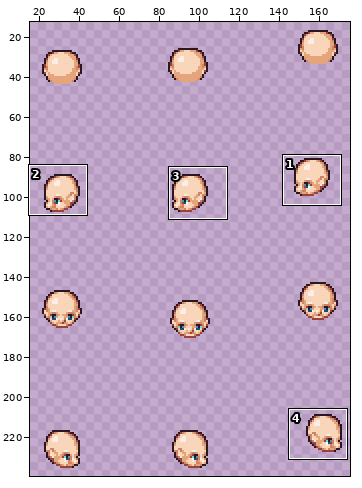
A sprite sheet gets an edit: Characters/Heads (Adult)/Head 03 - Elderly/Sitting.png. The picture above shows the old version from afar; the outline marks the close-up.
Close-up. Before the edit:
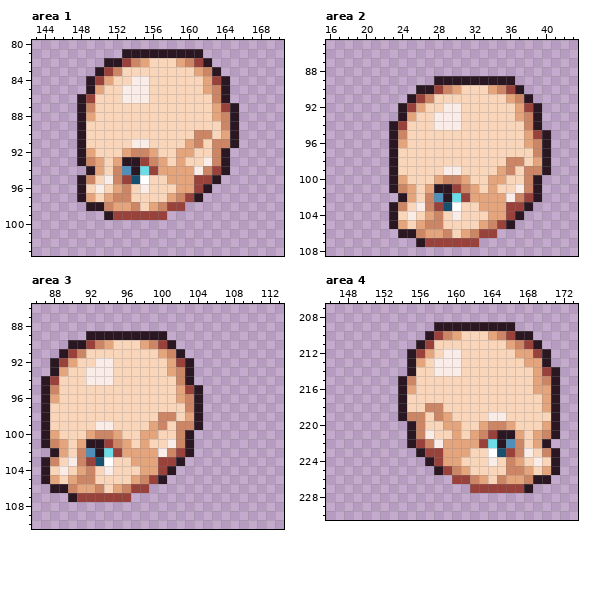
The file is 192x256 pixels. Shown: area 1: x 143..170, y 80..103; area 2: x 16..43, y 85..108; area 3: x 86..113, y 86..110; area 4: x 146..173, y 207..230. The wide view leaves out empty margins. The commit also changed other parts of the picture, which this record leaves out.
The result:
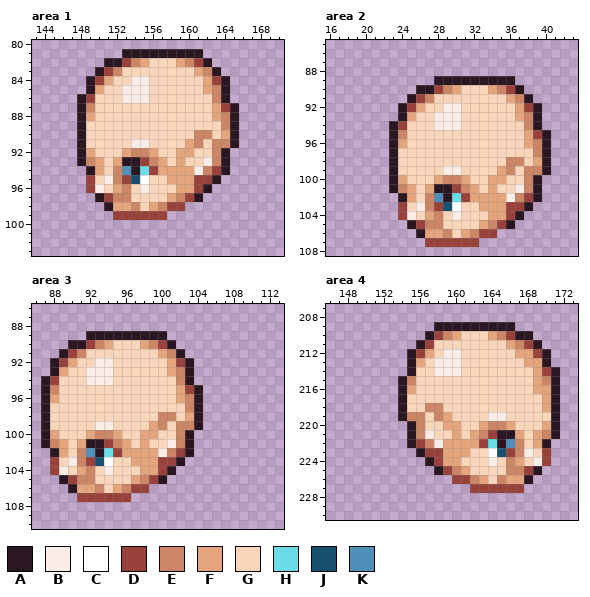
Palette (. is transparent): A #2a1722  B #faece7  C #ffffff  D #99423c  E #cc8665  F #e4a47c  G #f9d5ba  H #6cdce7  J #18506f  K #4f8fba
Difference:
Area 1:
Colour E gives way to colour A in row 98 at x 151.
Colour G gives way to colour A in row 97 at x 150.
Colour E gives way to colour D in row 95 at x 149.
Colour F gives way to colour D in row 97 at x 151.
Colour G gives way to colour D in row 96 at x 149.
Colour A is gone in rows 95 to 97 at x 148; in row 98 at x 149 to 150; in row 99 at x 151.
Colour F is gone in row 97 at x 149.
Area 2:
Colour E gives way to colour A in row 106 at x 26.
Colour G gives way to colour A in row 105 at x 25.
Colour E gives way to colour D in row 103 at x 24.
Colour F gives way to colour D in row 105 at x 26.
Colour G gives way to colour D in row 104 at x 24.
Colour A is gone in rows 103 to 105 at x 23; in row 106 at x 24 to 25; in row 107 at x 26.
Colour F is gone in row 105 at x 24.
Area 3:
Colour E gives way to colour A in row 106 at x 90.
Colour G gives way to colour A in row 105 at x 89.
Colour E gives way to colour D in row 103 at x 88.
Colour F gives way to colour D in row 105 at x 90.
Colour G gives way to colour D in row 104 at x 88.
Colour A is gone in rows 103 to 105 at x 87; in row 106 at x 88 to 89; in row 107 at x 90.
Colour F is gone in row 105 at x 88.
Area 4:
Colour E gives way to colour A in row 226 at x 168.
Colour G gives way to colour A in row 225 at x 169.
Colour E gives way to colour D in row 223 at x 170.
Colour F gives way to colour D in row 225 at x 168.
Colour G gives way to colour D in row 224 at x 170.
Colour A is gone in rows 223 to 225 at x 171; in row 226 at x 169 to 170; in row 227 at x 168.
Colour F is gone in row 225 at x 170.
Pixel boxes of the changes (left, top, right, bottom) in both close-ups:
changed: (77, 175, 113, 220)
changed: (389, 202, 425, 247)
changed: (41, 457, 77, 502)
changed: (524, 448, 560, 493)
